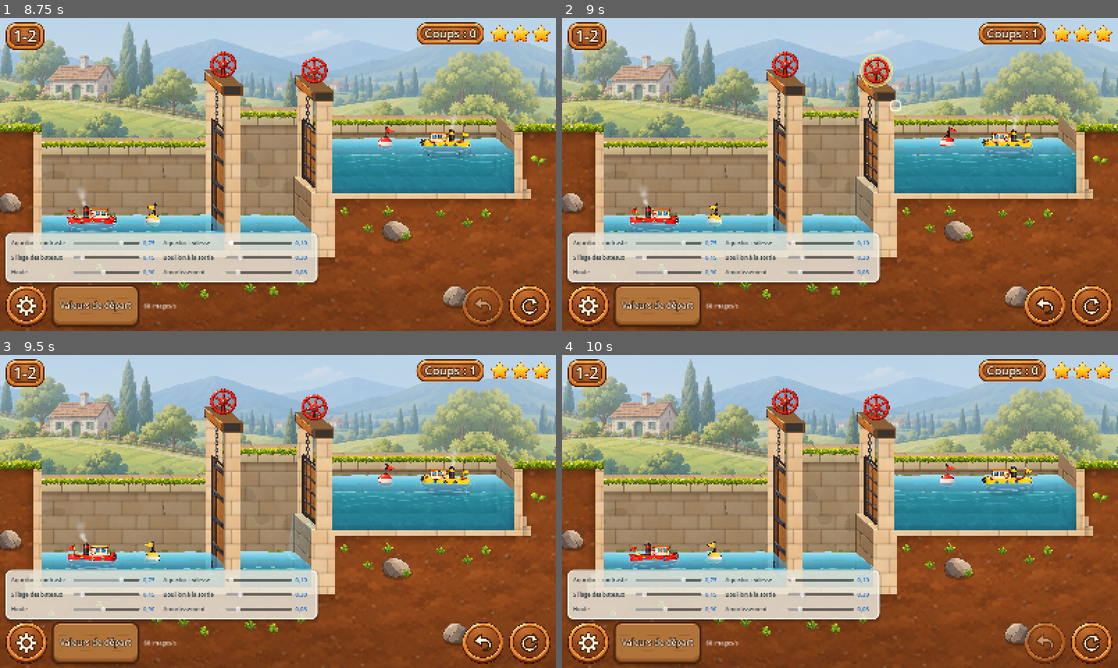
Above: before the commit, frames 1-4 (two rows, left to right).
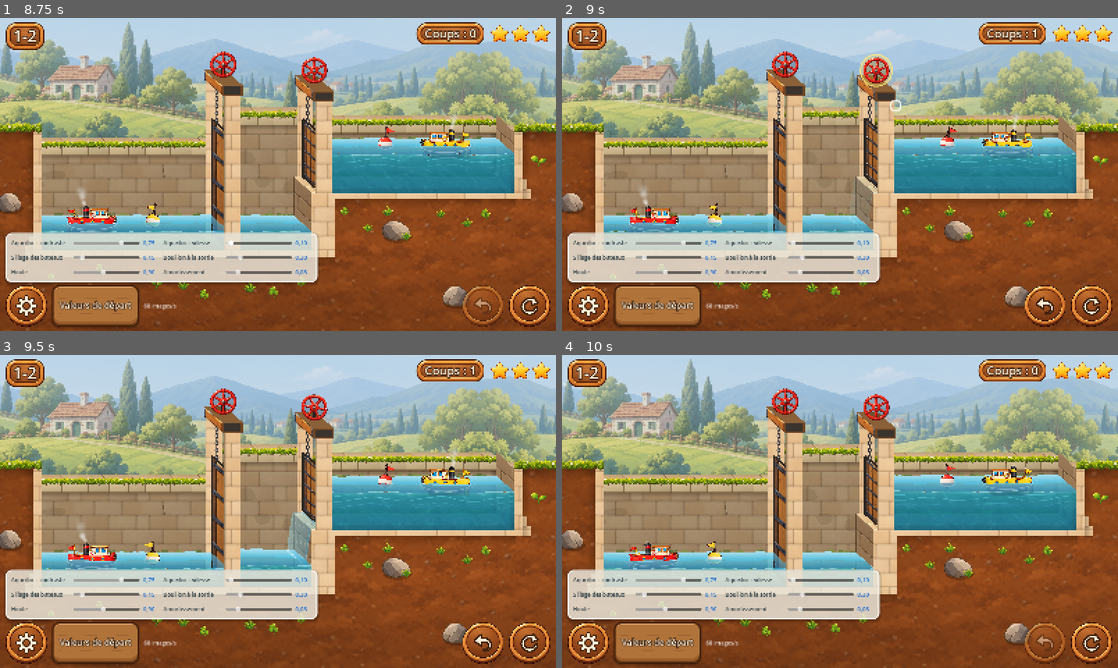
Above: after the commit, the same moments.

Repository: VincentDebaty/station
Game: Godot game, scene res://principal.tscn
The game is run twice, just before and just after one commit, with the same random seed, the same clock (stepped at 60 frames per second) and the same inputs.
Inputs (mouse positions are in pixels of both pictures, inside the frame that each line leads up to):
- Up to frame 1 (8.75 s): click (528, 305) at 0.5 s; click (27, 305) at 1.25 s; click "Valeurs de départ" at 2 s; click (528, 305) at 2.75 s; click (27, 305) at 3.52 s; click (528, 305) at 4.25 s; click (27, 305) at 5 s; click "Valeurs de départ" at 5.75 s; click "Valeurs de départ" at 6.5 s; move the mouse to (400, 158) at 7.27 s; click (400, 158) at 7.42 s; drag from (166, 190) to (250, 237) at 8.02 s
- Up to frame 2 (9 s): move the mouse to (895, 105) at 8.77 s; click (895, 105) at 8.92 s
- Up to frame 3 (9.5 s): no input
- Up to frame 4 (10 s): click (1045, 642) at 9.5 s

Frame 1 is identical in both runs. In frame 2, 0.2% of the frame differs, in the area x 44-92%, y 12-69%; in frame 3, 1.8%, in the area x 43-93%, y 12-69%; in frame 4, nothing differs.

Commit message:
La porte s'entrouvre, reste bloquée tant que l'eau n'est pas à niveau, puis s'ouvre en grand
Vincent : « une meilleure idée : la porte s'ouvre légèrement et est bloquée
tant que l'eau n'est pas à niveau ; ensuite, elle s'ouvre complètement ».

Au doigt maintenu (1-1, 1-2) : la porte s'entrouvre et s'arrête ; la roue
force par à-coups (l'eau pousse sur le vantail) et l'eau passe dessous à
débit régulier ; dès que les deux eaux sont à niveau, la porte file en haut
(1,2 s de fermée à levée quand rien ne la retient). Le sas du 1-1 se
remplit en 5 s environ. Les essais précédents (porte qui monte d'un seul
mouvement, débit croissant avec l'ouverture) sont retirés ; une porte levée
en grand pendant que l'eau passe, par l'autre porte sur le 1-2, garde un
débit plus fort.

Vérifié sur film : le 1-1 (porte bloquée entrouverte, cascade, puis levée
et passage du bateau, 3 étoiles en 3 coups) et le 1-2 jusqu'au bout.

Co-Authored-By: Claude Opus 5.5 <noreply@anthropic.com>

Diff:
--- a/prototypes/ecluses-godot/porte.gd
+++ b/prototypes/ecluses-godot/porte.gd
@@ -386,6 +386,7 @@
 # lève. -1 : la porte suit les coups, comme avant.
 const FENTE := 0.15
 var ouverture_continue := -1.0
+var force := false        # tenue, mais bloquée entrouverte par l'eau qui pousse
 var tenue := false:       # le doigt est sur la roue (son halo se redessine)
 	set(v):
 		tenue = v
@@ -411,9 +412,9 @@
 	if _secousse > 0.0:
 		_secousse = maxf(_secousse - dt, 0.0)
 		roue.queue_redraw()
-	if tenue:
-		# la roue tenue : elle force un peu quand la porte ne peut plus monter
-		_angle += sin(Time.get_ticks_msec() * 0.03) * 0.01
+	if tenue and force:
+		# la porte est bloquée par l'eau : la roue force, par à-coups
+		_angle += sin(Time.get_ticks_msec() * 0.045) * 0.025
 		roue.queue_redraw()
 	if roue:
 		var cible := Color(1, 1, 1) if actif else Color(0.68, 0.64, 0.64, 0.85)
--- a/prototypes/ecluses-godot/principal.gd
+++ b/prototypes/ecluses-godot/principal.gd
@@ -38,38 +38,29 @@
 # --- Au doigt maintenu (niveau « continu », 9 octobre 2026) ----------------
 # Vincent, après le test de sa fille : « chaque action fonctionne avec le
 # doigt maintenu, et s'arrête quand on relâche ». Les portes ont une
-# ouverture de 0 à 1 ; tant que le doigt tient la roue, elle s'ouvre (ou se
-# ferme) d'un seul mouvement, et l'eau passe dessous d'autant plus vite que
-# la porte est ouverte et que l'eau pousse. Relâchée, elle reste où elle
-# est, et l'eau continue de passer si elle est ouverte. Le bateau ne passe
-# que porte levée et eaux égales (la règle du moteur). Chaque appui compte
-# un coup. Un appui continue le mouvement commencé ; une fois la porte au
-# bout de sa course, l'appui suivant la manœuvre dans l'autre sens.
+# ouverture de 0 à 1. Tant que le doigt tient la roue (Vincent, 10 octobre
+# 2026, après plusieurs essais) : la porte s'entrouvre, et reste BLOQUÉE
+# entrouverte tant que les deux eaux ne sont pas à niveau — la roue force,
+# l'eau passe dessous à débit régulier ; une fois les eaux à niveau, elle
+# s'ouvre complètement. Relâchée, elle reste où elle est, et l'eau continue
+# de passer si elle est entrouverte. Le bateau ne passe que porte levée et
+# eaux égales (la règle du moteur). Chaque appui compte un coup. Un appui
+# continue le mouvement commencé ; une fois la porte au bout de sa course,
+# l'appui suivant la manœuvre dans l'autre sens.
+# (Essayés avant : une porte qui montait d'un seul mouvement pendant que
+# l'eau passait, avec un débit qui croissait avec l'ouverture — Vincent
+# trouvait le flux « lent et constant » et préfère le blocage.)
 var _continu := false
 var _ouv := []            # l'ouverture de chaque porte, 0..1
 var _sens := []           # le sens du prochain appui, par porte (+1 ouvrir, -1 fermer)
 var _maintien := -1       # la porte tenue, ou -1
 var _a_juger := false     # l'eau s'est-elle posée depuis le dernier geste ?
-# La porte bouge d'un seul mouvement tant qu'on tient la roue. (D'abord, elle
-# s'arrêtait entrouverte tant que les eaux différaient, puis repartait une
-# fois égales : Vincent la voyait « s'ouvrir en deux temps ».)
-# Vincent : sans différence de niveau, la porte s'ouvre ou se ferme vite
-# (en 1,2 s) ; tant que l'eau passe, lentement (l'eau pousse contre le
-# vantail), et elle accélère à mesure que les niveaux se rejoignent.
-const VITESSE_LIBRE := 0.85      # par seconde, eaux égales
-const VITESSE_POUSSEE := 0.28    # par seconde, sous une forte différence
-const ECART_LIBRE := 0.5         # en dessous de cet écart (unités), on accélère
-# L'eau qui passe sous la porte : un volume par seconde, qui ne ralentit qu'à
-# la fin, quand il reste moins de 0,6 unité d'écart. (D'abord une part fixe
-# de ce qui restait à passer, puis Torricelli : presque toute l'eau passait
-# dans la première seconde, Vincent : « l'eau se déverse beaucoup trop
-# rapidement ».)
-# Le débit croît avec l'ouverture de la porte (Vincent : « le flux doit
-# s'accélérer au fur et à mesure que la porte s'ouvre ») : un filet quand
-# elle se décolle, de plus en plus d'eau à mesure qu'elle monte (au carré de
-# l'ouverture). Sur le 1-1, le sas monte de 0,1 puis 0,3, 0,7, 1,2 unité par
-# seconde, et se remplit en 5 s.
-const DEBIT := 2.6
+const VITESSE_PORTE := 0.85      # par seconde : de fermée à levée en 1,2 s
+# L'eau qui passe sous la porte entrouverte : un volume par seconde régulier,
+# qui ne ralentit qu'à la fin, quand il reste moins de 0,6 unité d'écart. Sur
+# le 1-1, le sas se remplit en 5 s environ. (Porte levée en grand pendant
+# que l'eau passe — par l'autre porte, sur le 1-2 —, le débit est plus fort.)
+const DEBIT := 1.5
 var _coule := false       # de l'eau passe sous une porte : ni bulle, ni main
 var _pancarte: Pancarte   # le panneau d'éclusier de fin (pancarte.gd)
 var _lab_num: Label
@@ -971,6 +962,7 @@
 	var i := _maintien
 	_maintien = -1
 	canal.portes[i].tenue = false
+	canal.portes[i].force = false
 	# au bout de sa course, le prochain appui ira dans l'autre sens
 	if (_sens[i] > 0 and _ouv[i] >= 1.0) or (_sens[i] < 0 and _ouv[i] <= 0.0): _sens[i] = -_sens[i]
 
@@ -986,13 +978,14 @@
 	var B: Array = N["bassins"]
 	if _maintien >= 0:
 		var i := _maintien
-		var ecart := absf(float(etat["niv"][i]) - float(etat["niv"][i + 1]))
-		var k := clampf(ecart / ECART_LIBRE, 0.0, 1.0)
-		var vitesse := lerpf(VITESSE_LIBRE, VITESSE_POUSSEE, k * k * (3.0 - 2.0 * k))
+		var a_niveau := absf(float(etat["niv"][i]) - float(etat["niv"][i + 1])) < 0.01
 		if _sens[i] > 0:
-			_ouv[i] = minf(_ouv[i] + vitesse * dt, 1.0)
+			# bloquée entrouverte tant que l'eau n'est pas à niveau
+			var limite := 1.0 if a_niveau else maxf(Porte.FENTE, minf(_ouv[i], 1.0))
+			_ouv[i] = minf(_ouv[i] + VITESSE_PORTE * dt, limite)
+			canal.portes[i].force = not a_niveau and _ouv[i] >= Porte.FENTE - 0.001
 		else:
-			_ouv[i] = maxf(_ouv[i] - vitesse * dt, 0.0)
+			_ouv[i] = maxf(_ouv[i] - VITESSE_PORTE * dt, 0.0)
 	# l'eau : sous chaque porte entrouverte, une part de ce qui reste à passer
 	var e_eau := etat.duplicate(true)
 	for i in N["liaisons"].size():
@@ -1008,12 +1001,9 @@
 			var tete := absf(a - c)
 			# (une ouverture d'au moins un quart : à peine entrouverte, il faut que
 			# l'eau se voie couler)
-			# (au carré de l'ouverture : l'accélération doit se voir, Vincent :
-			# « cela reste lent et constant » avec un débit simplement
-			# proportionnel, la porte montant lentement)
 			var o := clampf(_ouv[i], 0.0, 1.0)
-			var part := 0.05 + 0.95 * o * o
-			canal.debit_vu[i] = part
+			var part := minf(o / Porte.FENTE, 1.0) * (1.0 + 1.5 * maxf(o - Porte.FENTE, 0.0) / (1.0 - Porte.FENTE))
+			canal.debit_vu[i] = minf(part, 1.0)
 			var q := DEBIT * part * minf(1.0, sqrt(tete / 0.6)) * dt
 			var vide := []
 			vide.resize(N["liaisons"].size()); vide.fill(0.0)
